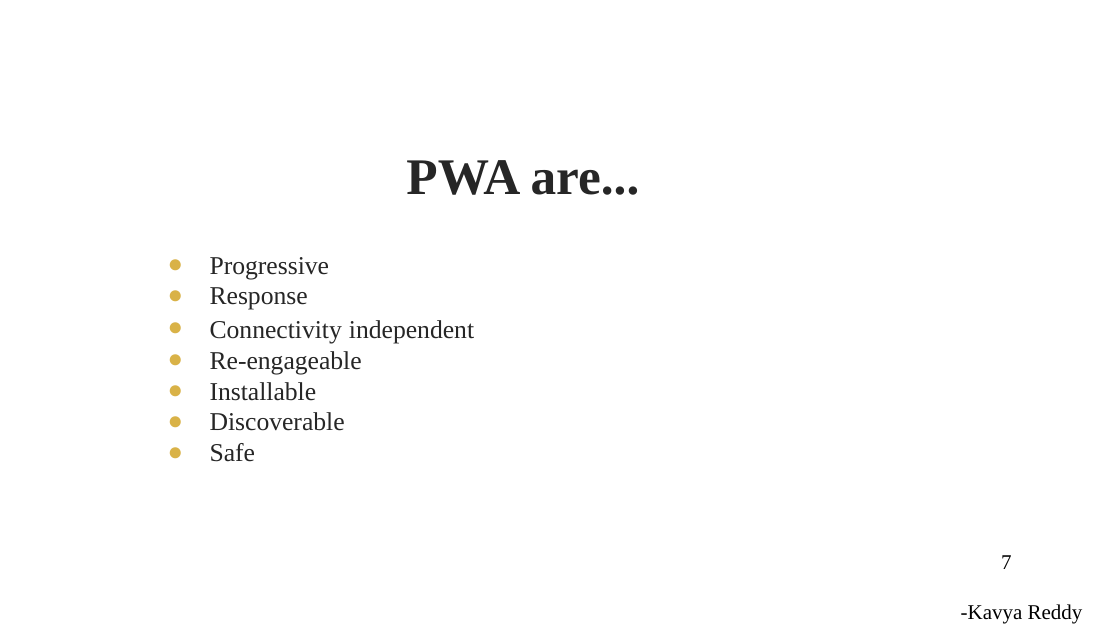
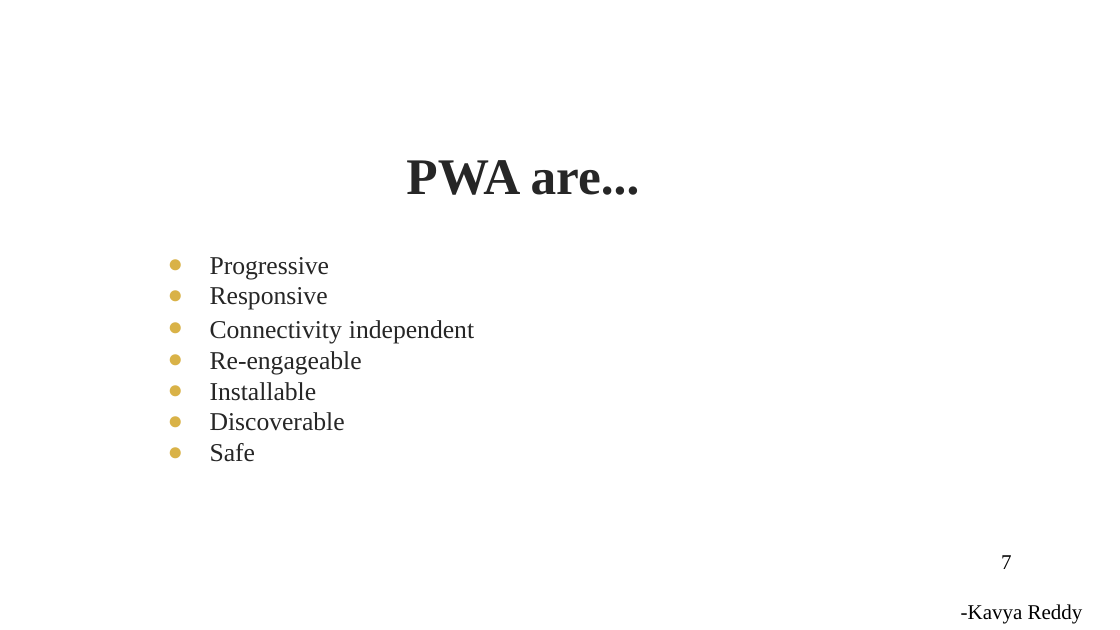
Before and after one commit to Sravani537520/WrokshopOnPWA, a slide deck: slide 7 of pptOnPWA.pptx. Drawn at 1120x630 pixels with LibreOffice and Linux fonts; fonts in the diff are those of the drawing; background and template pictures are left out. Boxes give left, top, right and bottom in pixels: in the first picture for what was removed or moved away, otherwise in the second. Text is boxed around its words. In the diff, an @@ line names an element or a change of style, - is before the commit and + after.

```diff
--- a/pptOnPWA.pptx
+++ b/pptOnPWA.pptx
@@ text at bbox=[210, 287, 328, 310]: text changed @@
-● Response
+● Responsive
```
Also in this commit, not shown: 13 other slides changed, 1 slide added, 1 slide removed.
